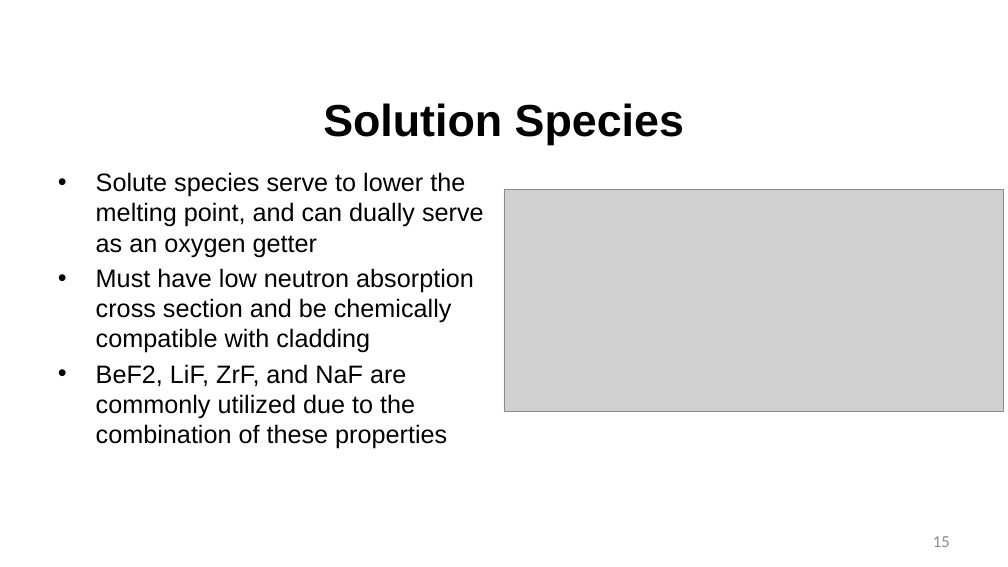
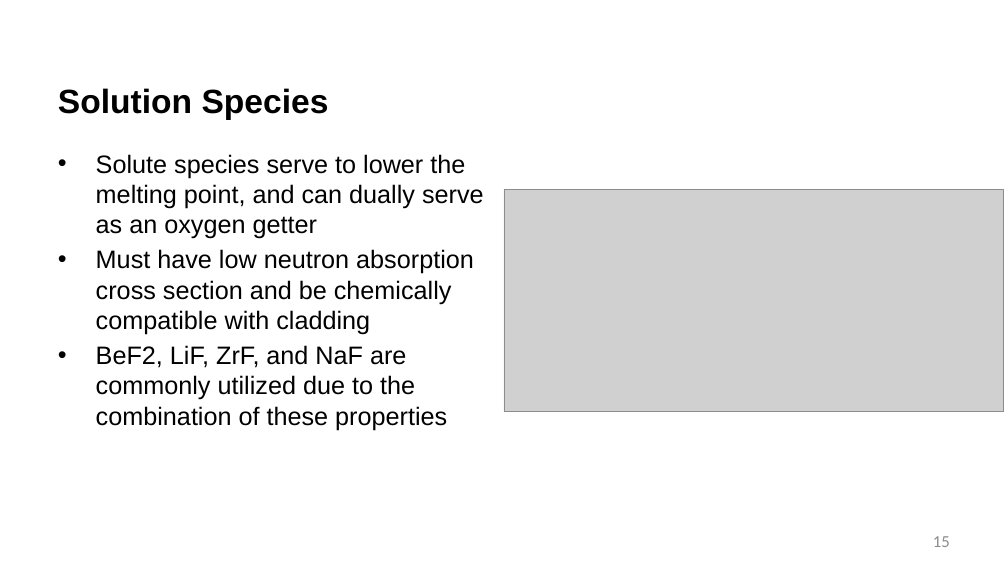
Before and after one commit to benbeeler/TEACHING, a slide deck: slide 15 of Advanced Reactor Materials/Fall2025/Lec13_MoltenSalts.pptx. Drawn at 1008x567 pixels with LibreOffice and Linux fonts; fonts in the diff are those of the drawing; grey boxes stand for pictures; background and template pictures are left out. Boxes give left, top, right and bottom in pixels: in the first picture for what was removed or moved away, otherwise in the second. Text is boxed around its words. In the diff, an @@ line names an element or a change of style, - is before the commit and + after.

```diff
--- a/Advanced Reactor Materials/Fall2025/Lec13_MoltenSalts.pptx
+++ b/Advanced Reactor Materials/Fall2025/Lec13_MoltenSalts.pptx
@@ title "Solution Species": place and size @@
-title "Solution Species" at (323,103,684,145)
+title "Solution Species" at (58,88,329,120)
@@ title "Solution Species" at (58,88,329,120): size 42.7 to 32 pt; alignment centre to left @@
@@ text "Solute species serve to lower ...": place and size @@
-text "Solute species serve to lower ..." at (96,172,484,449)
+text "Solute species serve to lower ..." at (96,154,484,430)
```
Also in this commit, not shown: 26 other slides changed, 1 slide added, 1 slide removed, 6 other files.
